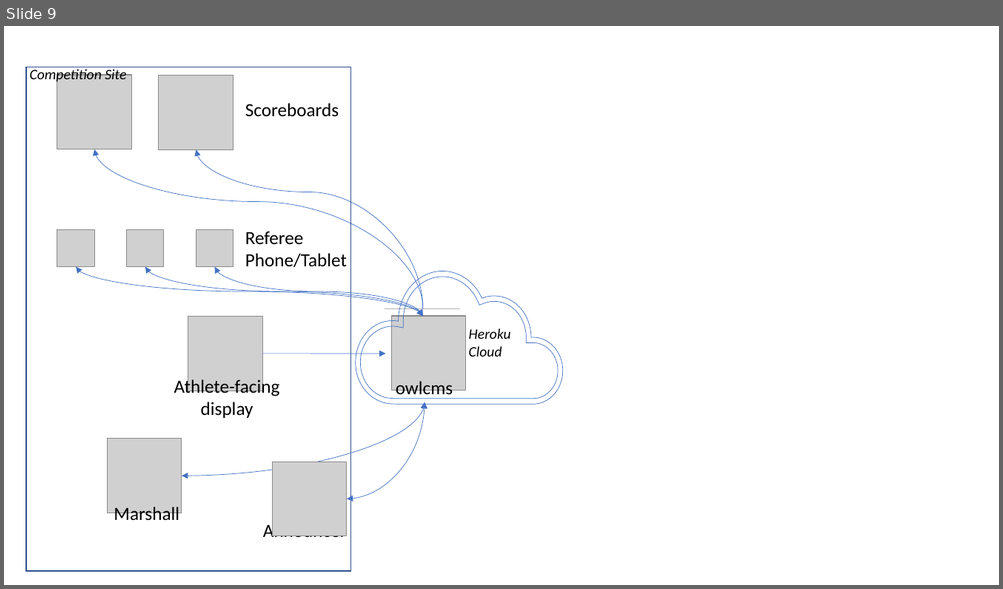
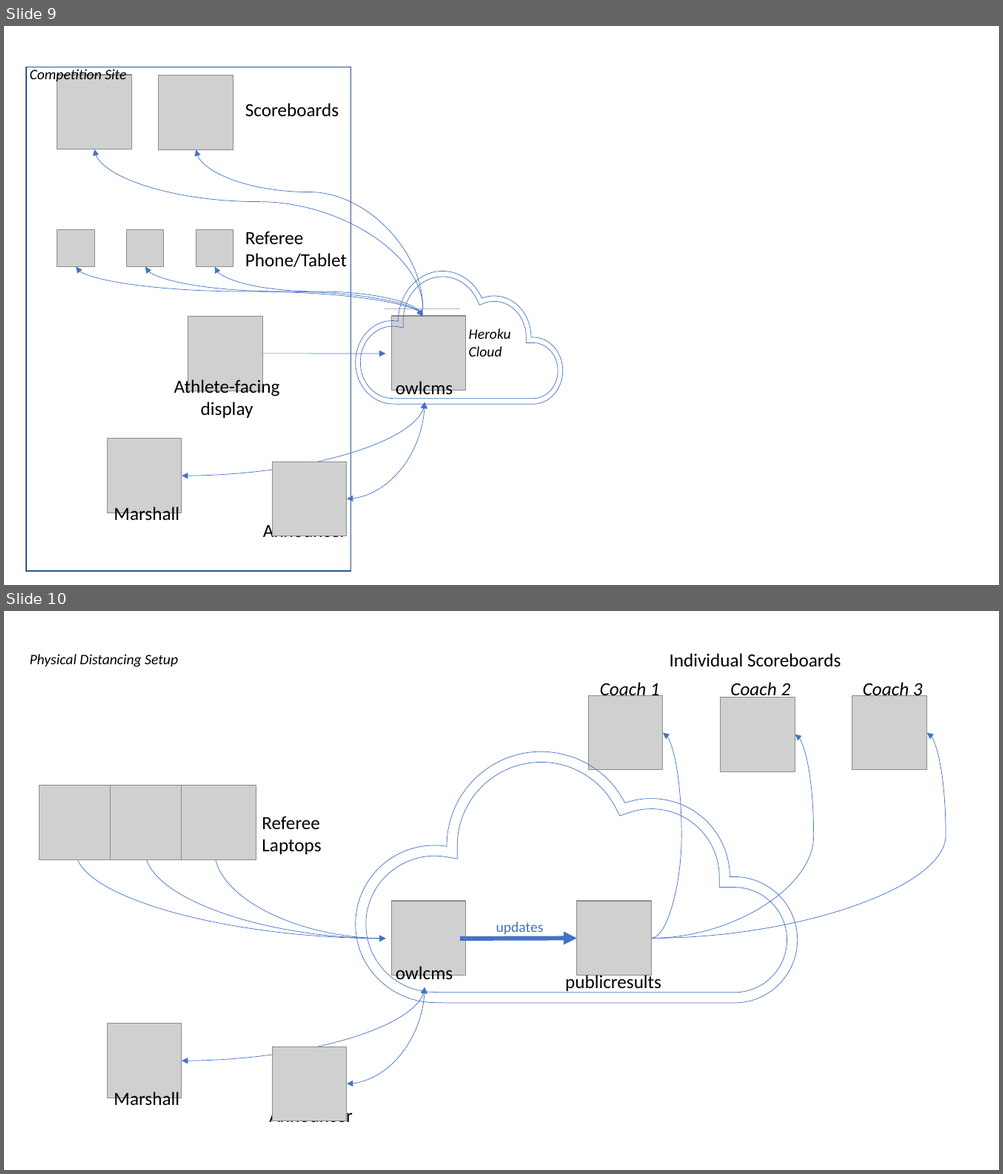
Before and after one commit to jflamy/owlcms4, a slide deck: docs/img/PublicResults/CloudExplained.pptx. Shown one above the other, each under a label of ours: slide 9 before the commit, slides 9 and 10 after it. The pictures are 1003x589 and 1003x1174 pixels, drawn with LibreOffice and Linux fonts; fonts in the diff are those of the drawing; grey boxes stand for pictures. Boxes give left, top, right and bottom in pixels: in the first picture for what was removed or moved away, otherwise in the second. Text is boxed around its words. In the diff, an @@ line names an element or a change of style, - is before the commit and + after.

Commit message:
Diagrams updated for distancing using individual scoreboards

```diff
--- a/docs/img/PublicResults/CloudExplained.pptx
+++ b/docs/img/PublicResults/CloudExplained.pptx
@@ slide 10 added at (4, 611, 999, 1170), background #FFFFFF @@
@@ text added at (30, 654, 178, 667), 14 pt, text #000000, italic @@
+Physical Distancing Setup
@@ text added at (669, 653, 840, 667), 18 pt, text #000000 @@
+Individual Scoreboards
@@ picture added at (588, 695, 663, 770) @@
@@ text added at (600, 682, 660, 701), 18 pt, text #000000, italic @@
+Coach 1
@@ picture added at (720, 697, 795, 772) @@
@@ text added at (730, 682, 791, 701), 18 pt, text #000000, italic @@
+Coach 2
@@ picture added at (852, 695, 927, 770) @@
@@ text added at (862, 681, 922, 696), 18 pt, text #000000, italic @@
+Coach 3
@@ curved arrow added from (652, 939) to (663, 732), #4472C4 0.5 pt @@
@@ curved arrow added from (652, 939) to (795, 734), #4472C4 0.5 pt @@
@@ curved arrow added from (652, 939) to (927, 732), #4472C4 0.5 pt @@
@@ freeform shape added at (356, 752, 797, 1003), outline #4472C4 0.5 pt @@
@@ picture added at (39, 785, 114, 860) @@
@@ picture added at (110, 785, 185, 860) @@
@@ picture added at (182, 785, 256, 860) @@
@@ text added at (262, 816, 321, 854), 18 pt, text #000000 @@
+Referee
+Laptops
@@ curved double arrow added from (76, 852) to (385, 939), #4472C4 0.5 pt @@
@@ curved double arrow added from (145, 852) to (385, 939), #4472C4 0.5 pt @@
@@ curved double arrow added from (214, 852) to (385, 939), #4472C4 0.5 pt @@
@@ picture added at (391, 901, 466, 976) @@
@@ picture added at (577, 901, 652, 976) @@
@@ arrow added from (460, 939) to (577, 939), #4472C4 4.25 pt @@
@@ text added at (496, 922, 543, 937), 14 pt, text #4472C4 @@
+updates
@@ curved double arrow added from (182, 1061) to (425, 988), #4472C4 0.5 pt @@
@@ curved double arrow added from (347, 1084) to (425, 988), #4472C4 0.5 pt @@
@@ text added at (395, 966, 453, 984), 18 pt, text #000000 @@
+owlcms
@@ text added at (565, 973, 661, 993), 18 pt, text #000000 @@
+publicresults
@@ picture added at (107, 1024, 182, 1098) @@
@@ picture added at (272, 1047, 347, 1122) @@
@@ text added at (114, 1092, 179, 1111), 18 pt, text #000000 @@
+Marshall
@@ text added at (269, 1107, 353, 1127), 18 pt, text #000000 @@
+Announcer
```
Also in this commit, not shown: 7 other files.
